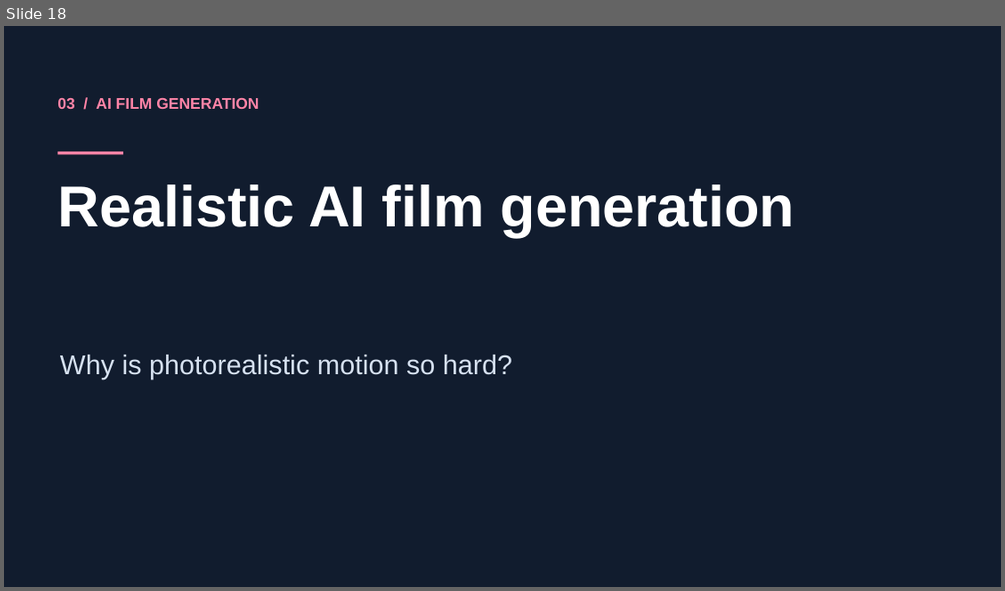
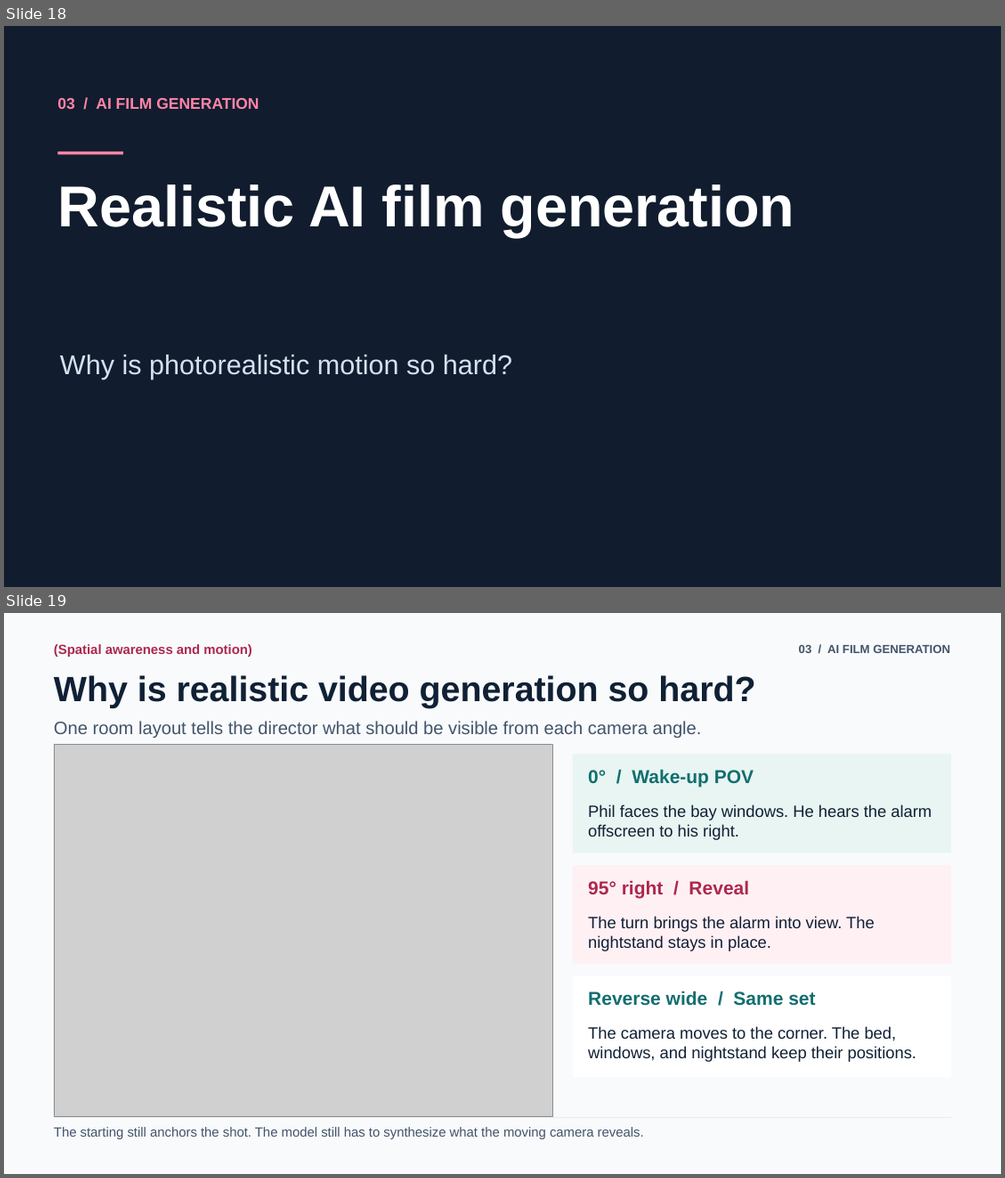
Before and after one commit to PeemCS/Agents_trapped_in_a_time_loop, a slide deck: showcase/presentation/Loopday-Talk-Deck.pptx. Shown one above the other, each under a label of ours: slide 18 before the commit, slides 18 and 19 after it. The pictures are 1005x591 and 1005x1178 pixels, drawn with LibreOffice and Linux fonts; fonts in the diff are those of the drawing; grey boxes stand for pictures. Boxes give left, top, right and bottom in pixels: in the first picture for what was removed or moved away, otherwise in the second. Text is boxed around its words. In the diff, an @@ line names an element or a change of style, - is before the commit and + after.

Commit message:
Show bedroom blocking on the spatial-awareness slide

```diff
--- a/showcase/presentation/Loopday-Talk-Deck.pptx
+++ b/showcase/presentation/Loopday-Talk-Deck.pptx
@@ slide 19 added at [4,613,1001,1174], background #F8FAFC @@
@@ text added at [54,644,252,657], 12.8 pt, text #AD284E, bold @@
+(Spatial awareness and motion)
@@ text added at [799,645,950,653], 11.2 pt, text #43546A, bold @@
+03 / AI FILM GENERATION
@@ text added at [54,675,755,708], 33.8 pt, text #102035, bold @@
+Why is realistic video generation so hard?
@@ text added at [54,721,702,738], 17.2 pt, text #43546A @@
+One room layout tells the director what should be visible from each camera angle.
@@ picture added at [54,745,553,1116] @@
@@ rectangle added at [573,755,951,853], fill #E8F5F2 @@
@@ text added at [588,769,753,787], 18 pt, text #126E70, bold @@
+0° / Wake-up POV
@@ text added at [588,804,931,840], 15.8 pt, text #102035 @@
+Phil faces the bay windows. He hears the alarm offscreen to his right.
@@ rectangle added at [573,866,951,964], fill #FFF0F4 @@
@@ text added at [588,880,749,899], 18 pt, text #AD284E, bold @@
+95° right / Reveal
@@ text added at [588,916,874,951], 15.8 pt, text #102035 @@
+The turn brings the alarm into view. The nightstand stays in place.
@@ rectangle added at [573,976,951,1077], fill #FFFFFF @@
@@ text added at [588,990,815,1005], 18 pt, text #126E70, bold @@
+Reverse wide / Same set
@@ text added at [588,1026,916,1062], 15.8 pt, text #102035 @@
+The camera moves to the corner. The bed, windows, and nightstand keep their positions.
@@ rectangle added at [54,1117,952,1118], fill #E5EBF2 @@
@@ text added at [54,1127,644,1139], 12.8 pt, text #43546A @@
+The starting still anchors the shot. The model still has to synthesize what the moving camera reveals.
```
Also in this commit, not shown: 1 slide removed, 1 other file.
